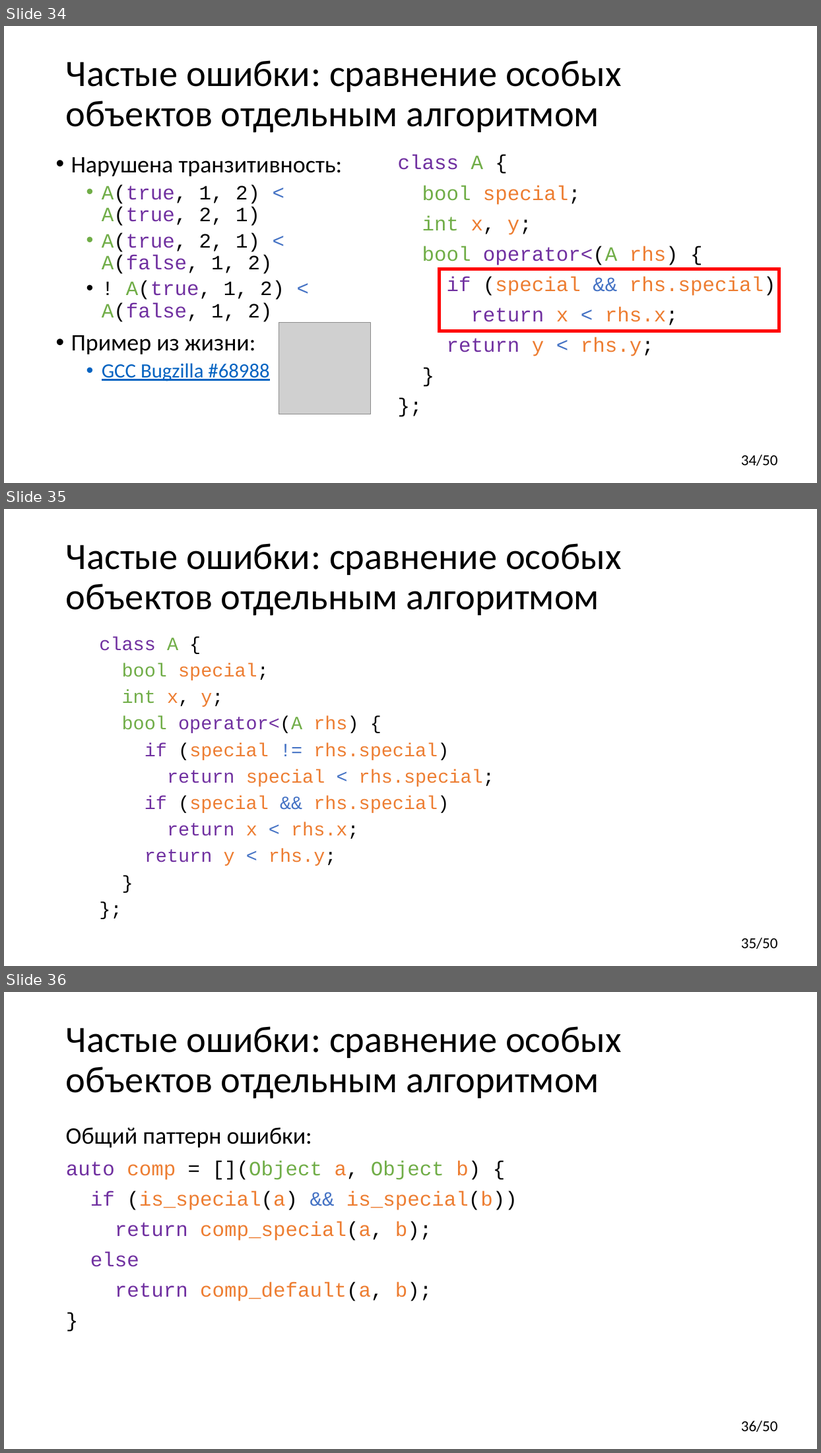
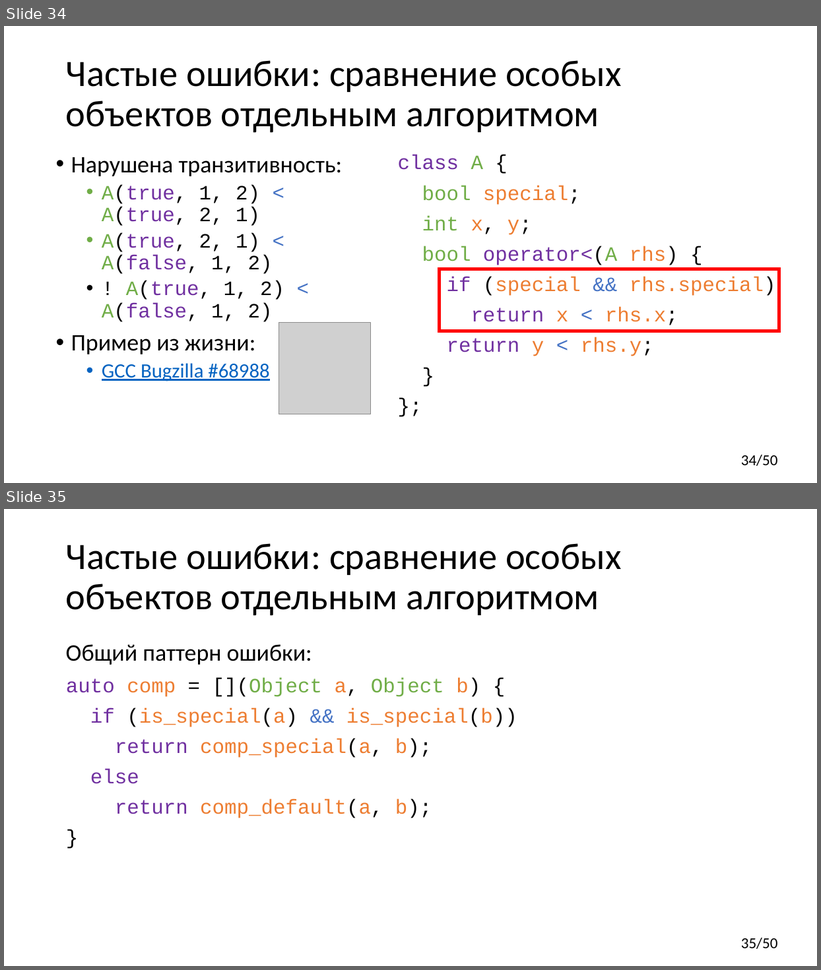
Before and after one commit to yugr/CppRussia, a slide deck: 2023/RU.pptx. Shown one above the other, each under a label of ours: slides 34, 35 and 36 before the commit, slides 34 and 35 after it. The pictures are 821x1453 and 821x970 pixels, drawn with LibreOffice and Linux fonts; fonts in the diff are those of the drawing; grey boxes stand for pictures. Boxes give left, top, right and bottom in pixels: in the first picture for what was removed or moved away, otherwise in the second. Text is boxed around its words. In the diff, an @@ line names an element or a change of style, - is before the commit and + after.

```diff
--- a/2023/RU.pptx
+++ b/2023/RU.pptx
@@ slide 35 removed at (4,509,817,966), background #FFFFFF; not listed: 1 template element that a slide beside it also shows @@
@@ title removed at (66,543,621,616) @@
-Частые ошибки: сравнение особых объектов отдельным алгоритмом
@@ text removed at (99,637,494,866) @@
-class A {
-bool special;
-int x, y;
-bool operator<(A rhs) {
-if (special != rhs.special)
-return special < rhs.special;
-if (special && rhs.special)
-return x < rhs.x;
-return y < rhs.y;
-}
-};
@@ what was slide 36 is now slide 35 @@
@@ page number at (741,938,778,949): text changed @@
-36/50
+35/50
```
Also in this commit, not shown: 4 slides changed, 1 slide added, 1 other file.
